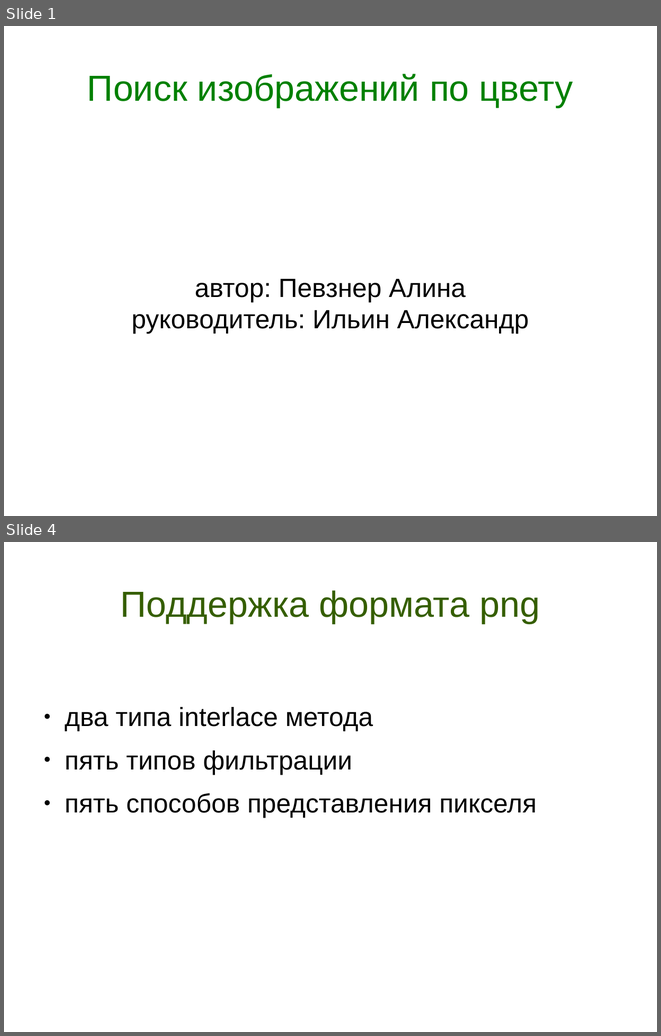
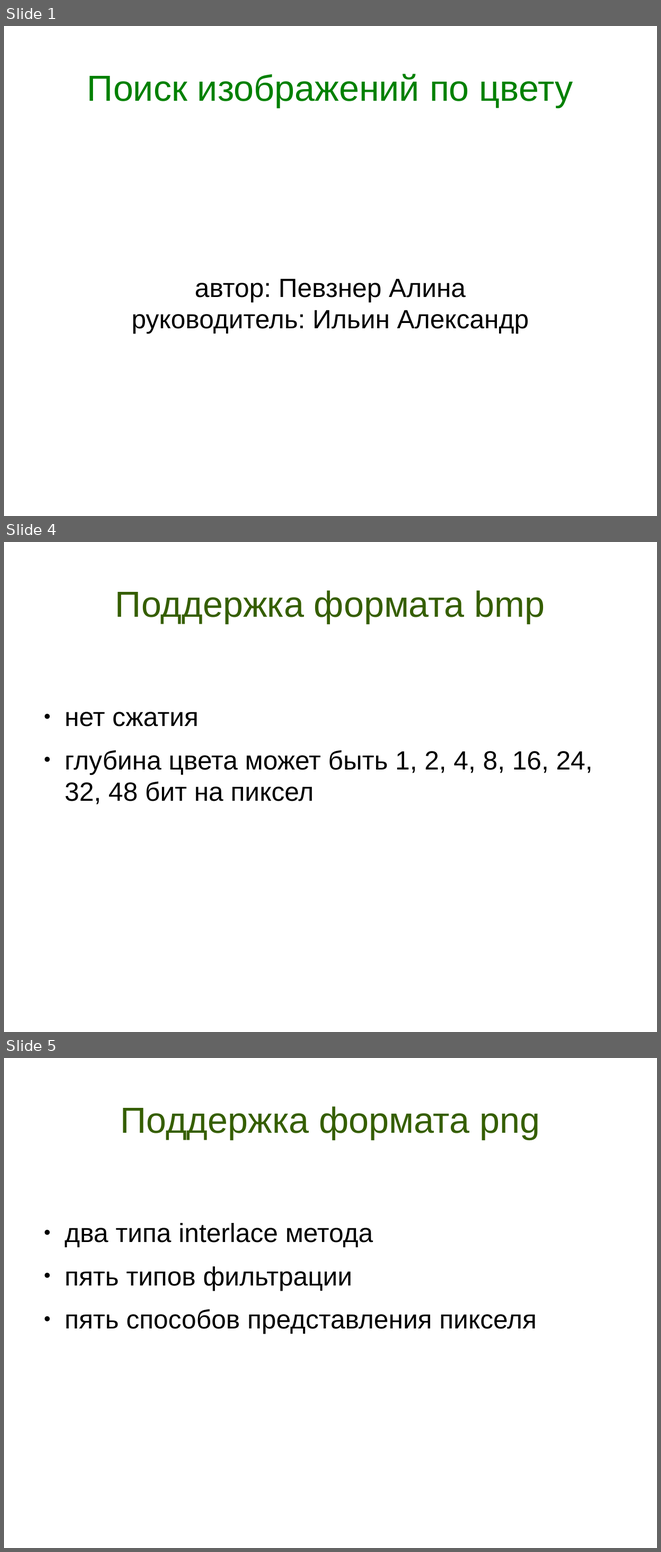
Before and after one commit to tipe/searchbycolor, a slide deck: Presentation.odp. Shown one above the other, each under a label of ours: slides 1 and 4 before the commit, slides 1, 4 and 5 after it; the slides between them are not shown. The pictures are 661x1036 and 661x1552 pixels, drawn with LibreOffice and Linux fonts; fonts in the diff are those of the drawing. Boxes give left, top, right and bottom in pixels: in the first picture for what was removed or moved away, otherwise in the second. Text is boxed around its words. In the diff, an @@ line names an element or a change of style, - is before the commit and + after.

```diff
--- a/Presentation.odp
+++ b/Presentation.odp
@@ slide 4 added at [4, 542, 657, 1032], background #FFFFFF @@
@@ title added at [115, 590, 545, 623], 44 pt, text #355E00 @@
+Поддержка формата bmp
@@ text added at [64, 712, 593, 804], 32 pt, text #000000 @@
+● нет сжатия
+● глубина цвета может быть 1, 2, 4, 8, 16, 24, 32, 48 бит на пиксел
@@ what was slide 4 is now slide 5 @@
```
Also in this commit, not shown: 6 slides changed, 1 slide removed, 6 other files.
